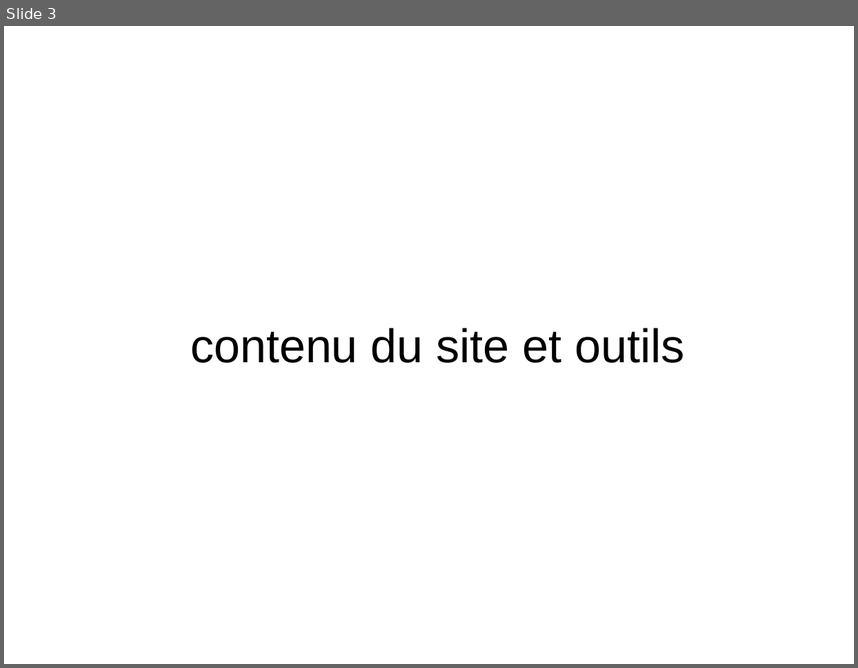
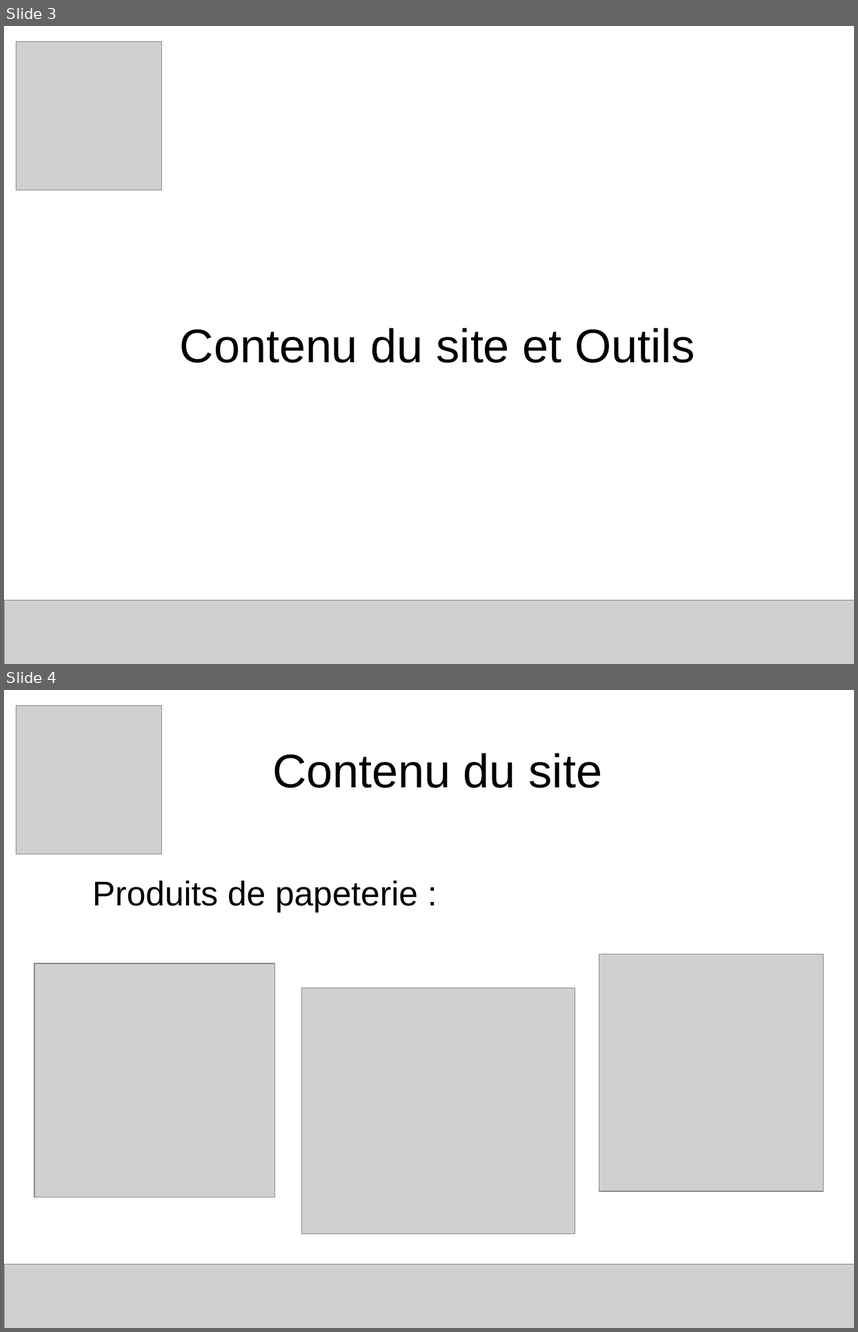
Before and after one commit to franckcostanzo/LaPlateforme_Php-Js, a slide deck: Beta/Divers/presentation.odp. Shown one above the other, each under a label of ours: slide 3 before the commit, slides 3 and 4 after it. The pictures are 858x668 and 858x1332 pixels, drawn with LibreOffice and Linux fonts; fonts in the diff are those of the drawing; grey boxes stand for pictures. Boxes give left, top, right and bottom in pixels: in the first picture for what was removed or moved away, otherwise in the second. Text is boxed around its words. In the diff, an @@ line names an element or a change of style, - is before the commit and + after.

```diff
--- a/Beta/Divers/presentation.odp
+++ b/Beta/Divers/presentation.odp
@@ slide 4 added at bbox=[4, 690, 854, 1328], background #FFFFFF @@
@@ picture added at bbox=[16, 705, 162, 854] @@
@@ title added at bbox=[272, 753, 602, 788], 44 pt, text #000000 @@
+Contenu du site
@@ text added at bbox=[92, 880, 418, 911], 32 pt, text #000000 @@
+Produits de papeterie :
@@ picture added at bbox=[599, 954, 824, 1192] @@
@@ picture added at bbox=[34, 963, 274, 1197] @@
@@ picture added at bbox=[302, 988, 575, 1234] @@
@@ picture added at bbox=[4, 1264, 854, 1328] @@
@@ slide 3 changed as well @@
@@ picture added at bbox=[16, 41, 162, 190] @@
@@ title at bbox=[180, 328, 695, 363]: text changed @@
-contenu du site et outils
+Contenu du site et Outils
@@ picture added at bbox=[4, 600, 854, 664] @@
```
Also in this commit, not shown: 13 other slides changed, 14 other slides added, 3 slides removed, 6 other files.
